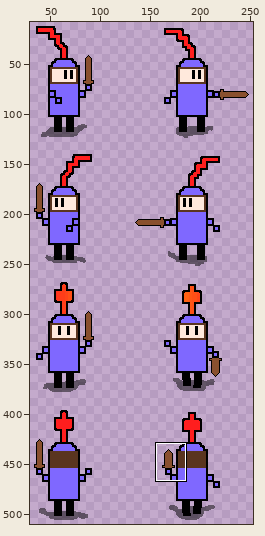
Sprite sheet: android/assets/characters/knight_attack_spritesheet.png. The picture above shows the old version from afar; the outline marks the close-up.
Close-up. As it was:
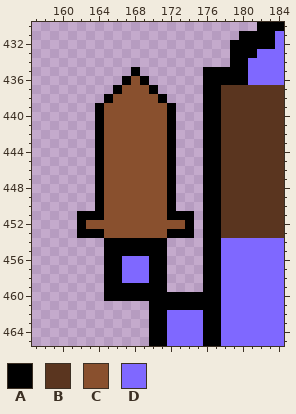
The file is 256x512 pixels. Colours within 5 levels of each other are drawn and written as one. Shown: x 157..184, y 430..465. The wide view leaves out empty margins.
Palette (. is transparent): A #000000  B #5a351f  C #89502e  D #7f68ff
Pixels before, first column x 162:
430 ....................AAA
431 ..................AAAAD
432 .................AAAAAD
433 .................AAADDD
434 .................AADDDD
435 ......A.......AAAAADDDD
436 .....ACA......AAAAADDDD
437 ....ACCCA.....AABBBBBBB
438 ...ACCCCCA....AABBBBBBB
439 ..ACCCCCCCA...AABBBBBBB
440 ..ACCCCCCCA...AABBBBBBB
441 ..ACCCCCCCA...AABBBBBBB
442 ..ACCCCCCCA...AABBBBBBB
443 ..ACCCCCCCA...AABBBBBBB
444 ..ACCCCCCCA...AABBBBBBB
445 ..ACCCCCCCA...AABBBBBBB
446 ..ACCCCCCCA...AABBBBBBB
447 ..ACCCCCCCA...AABBBBBBB
448 ..ACCCCCCCA...AABBBBBBB
449 ..ACCCCCCCA...AABBBBBBB
450 ..ACCCCCCCA...AABBBBBBB
451 AAACCCCCCCAAA.AABBBBBBB
452 ACCCCCCCCCCCA.AABBBBBBB
453 AAACCCCCCCAAA.AABBBBBBB
454 ...AAAAAAA....AADDDDDDD
455 ...AAAAAAA....AADDDDDDD
456 ...AADDDAA....AADDDDDDD
457 ...AADDDAA....AADDDDDDD
458 ...AADDDAA....AADDDDDDD
459 ...AAAAAAA....AADDDDDDD
460 ...AAAAAAAAAAAAADDDDDDD
461 ........AAAAAAAADDDDDDD
462 ........AADDDDAADDDDDDD
463 ........AADDDDAADDDDDDD
464 ........AADDDDAADDDDDDD
465 ........AADDDDAADDDDDDD
New version:
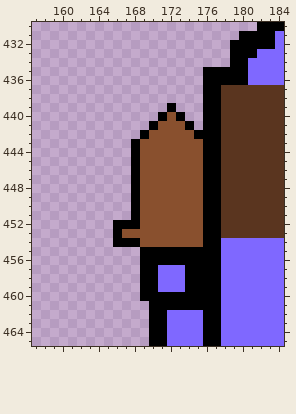
Difference:
Changed rows in their new state; - is an unchanged pixel.
first column x 162:
435 ------.-------
436 -----...------
437 ----.....-----
438 ---.......----
439 --........----
440 --.......ACA--
441 --......A-CCA-
442 --.....A--CCCA
443 --....A---CCCC
444 --....A---CCCC
445 --....A---CCCC
446 --....A---CCCC
447 --....A---CCCC
448 --....A---CCCC
449 --....A---CCCC
450 --....A---CCCC
451 ......A---CCCC
452 ....AAA-----CC
453 ....A-----CCCC
454 ---.---CCCCCCC
455 ---....---AAAA
456 ---....A--AAAA
457 ---....A-DDDAA
458 ---....A-DDDAA
459 ---....--DDDAA
460 ---....-------
Where, in picture pixels (left, top, right, bottom), the same in both close-ups:
changed: (77, 67, 203, 301)
